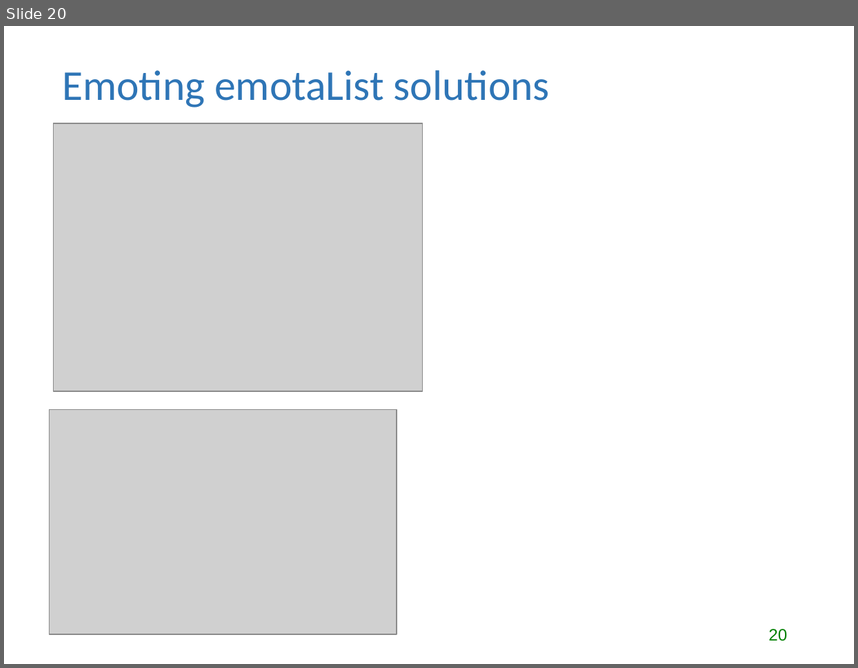
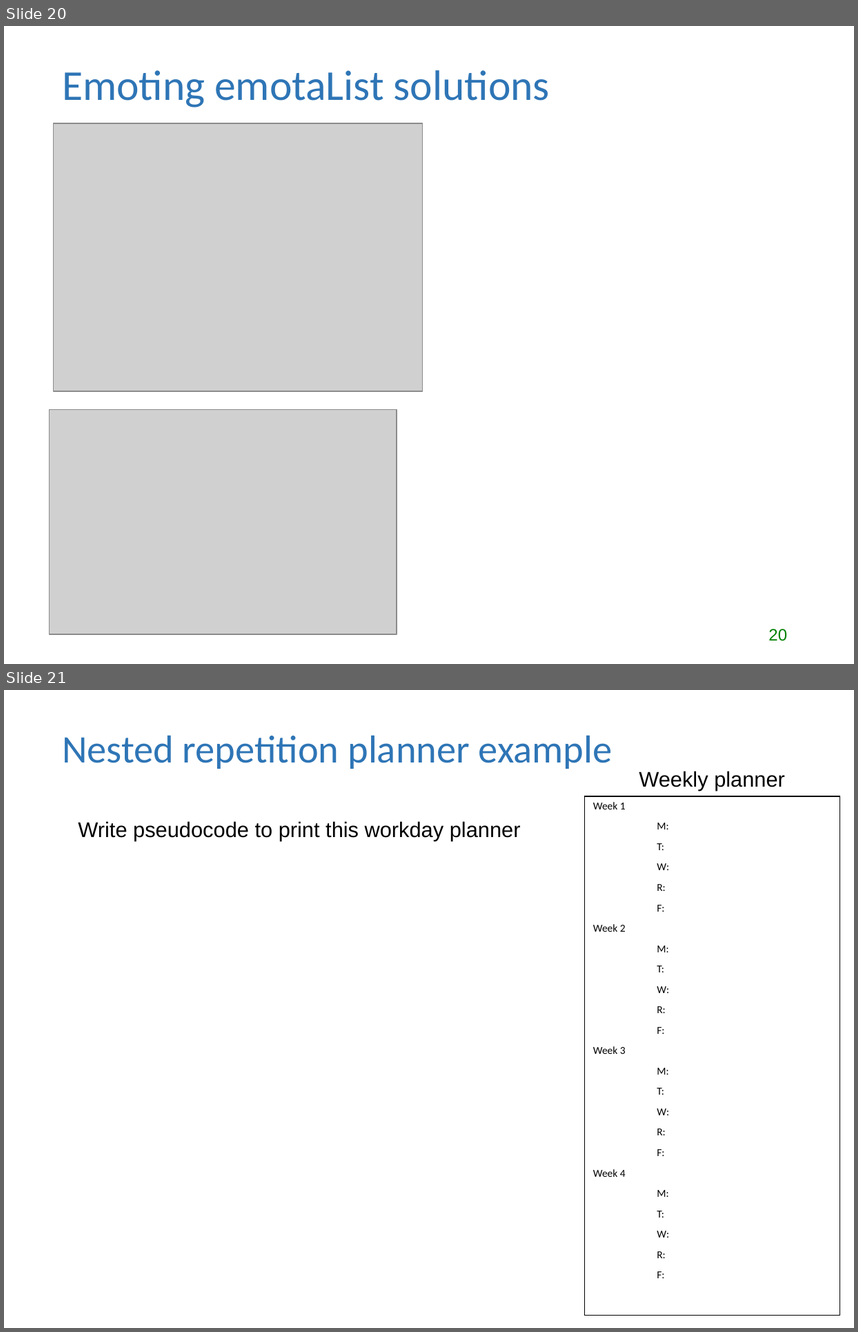
Before and after one commit to lgtateos/gis540, a slide deck: slides/looping.ppt. Shown one above the other, each under a label of ours: slide 20 before the commit, slides 20 and 21 after it. The pictures are 858x668 and 858x1332 pixels, drawn with LibreOffice and Linux fonts; fonts in the diff are those of the drawing; grey boxes stand for pictures. Boxes give left, top, right and bottom in pixels: in the first picture for what was removed or moved away, otherwise in the second. Text is boxed around its words. In the diff, an @@ line names an element or a change of style, - is before the commit and + after.

```diff
--- a/slides/looping.ppt
+++ b/slides/looping.ppt
@@ slide 21 added at (4, 690, 854, 1328), background #FFFFFF @@
@@ title added at (62, 735, 612, 769), 33 pt, text #2E75B6 @@
+Nested repetition planner example
@@ text added at (639, 771, 785, 791), 18 pt, text #000000 @@
+Weekly planner
@@ rectangle added at (584, 796, 840, 1315), fill #FFFFFF, outline #000000 0.74 pt, 9 pt, text #000000 @@
+Week 1
+M:
+T:
+W:
+R:
+F:
+Week 2
+M:
+T:
+W:
+R:
+F:
+Week 3
+M:
+T:
+W:
+R:
+F:
+Week 4
+M:
+T:
+W:
+R:
+F:
@@ text added at (78, 821, 521, 840), 18 pt, text #000000 @@
+Write pseudocode to print this workday planner
```
Also in this commit, not shown: 1 slide changed, 1 other slide added.
